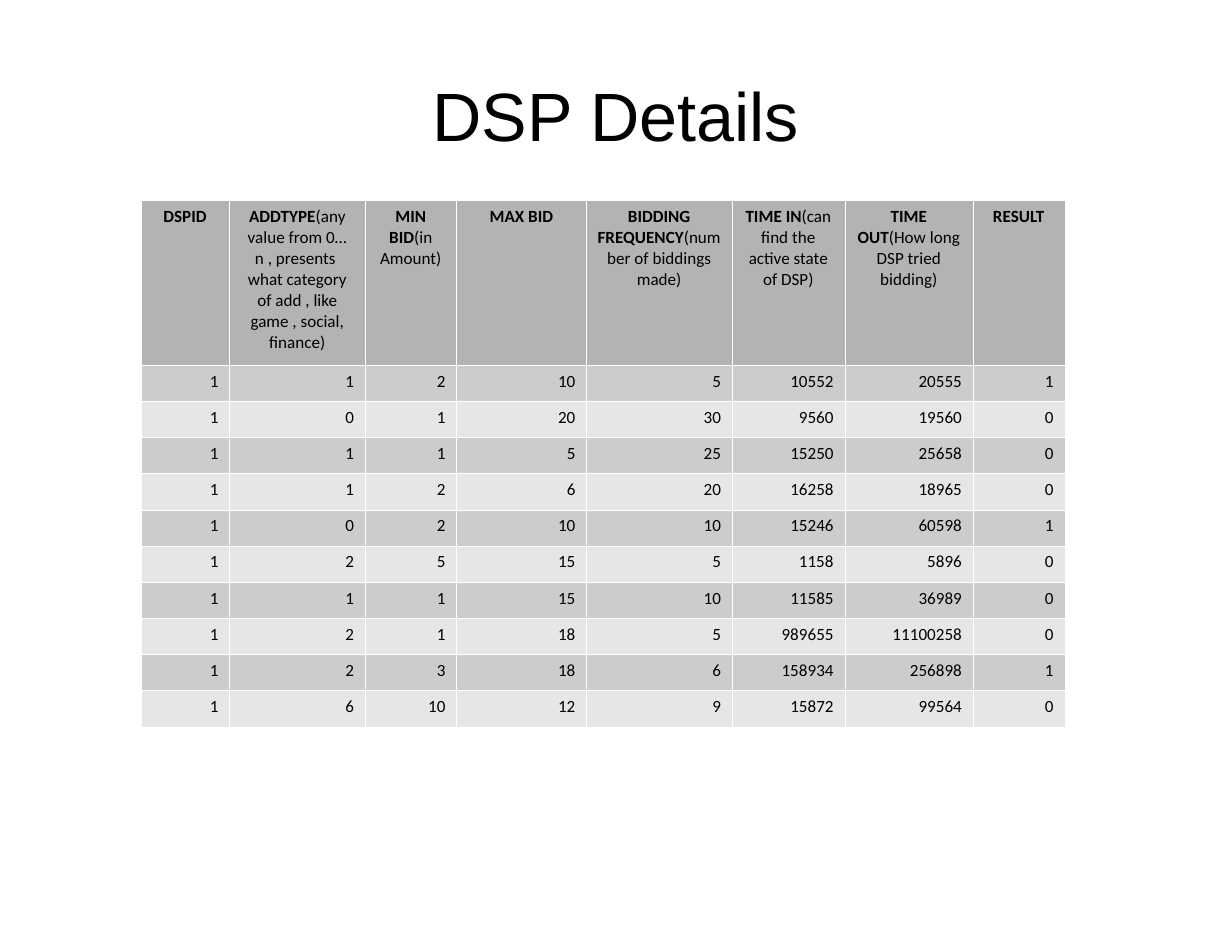
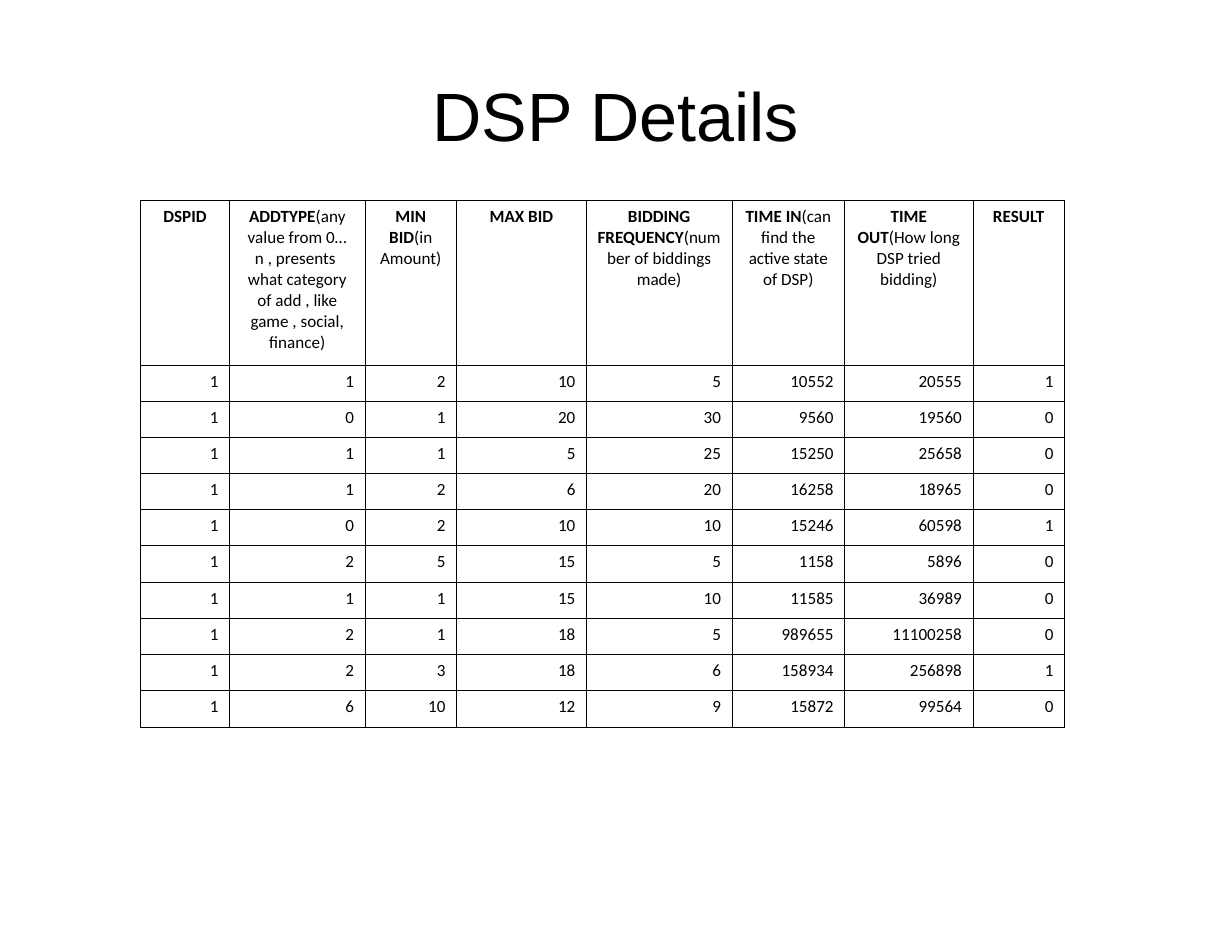
Before and after one commit to abhishek-ch/evolveML, a slide deck: slide 9 of data/smaato.odp (slide 7 before the commit). Drawn at 1232x925 pixels with LibreOffice and Linux fonts; fonts in the diff are those of the drawing. Boxes give left, top, right and bottom in pixels: in the first picture for what was removed or moved away, otherwise in the second. Text is boxed around its words. In the diff, an @@ line names an element or a change of style, - is before the commit and + after.

```diff
--- a/data/smaato.odp
+++ b/data/smaato.odp
@@ table at bbox=[141, 200, 1064, 727] @@
@@ fill #B3B3B3 to none in row 1 @@
@@ fill #CCCCCC to none in 40 cells @@
@@ fill #E6E6E6 to none in 40 cells @@
@@ borders changed @@
```
Also in this commit, not shown: 5 other slides changed, 2 slides added.
